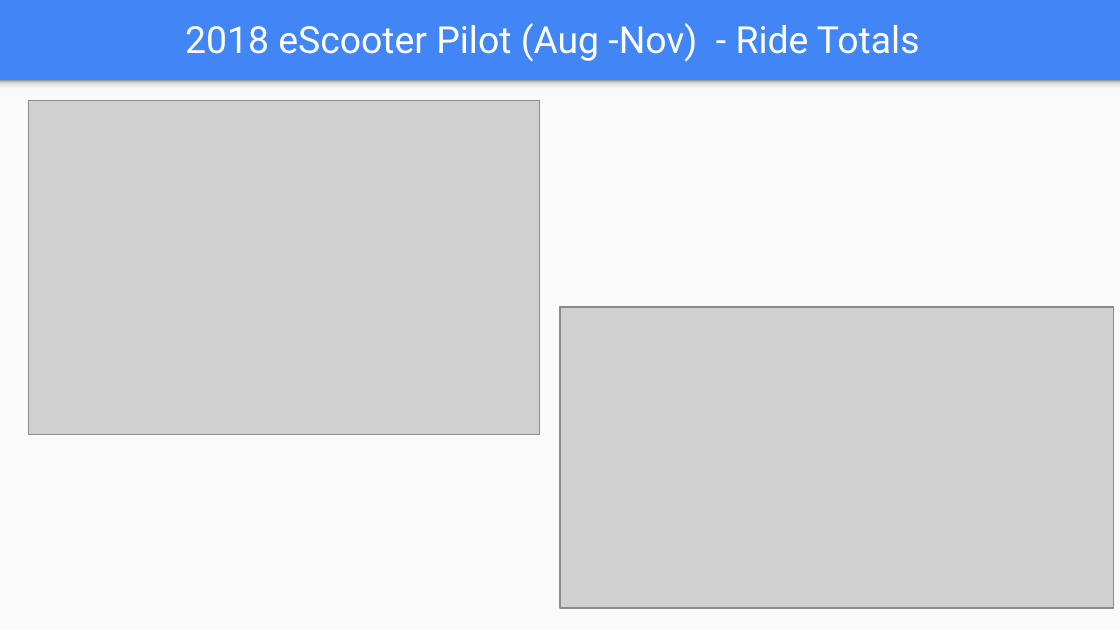
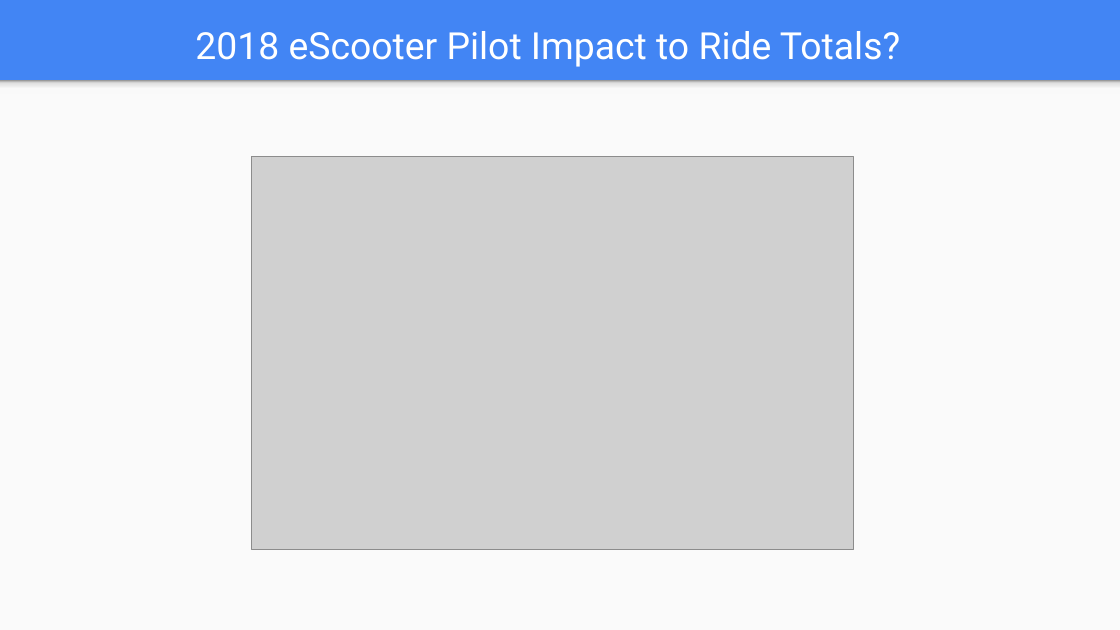
Before and after one commit to tdrygg/Group-Project, a slide deck: slide 11 of Patterns_In_NiceRide_Group6_Final.pptx (slide 9 before the commit). Drawn at 1120x630 pixels with LibreOffice and Linux fonts; fonts in the diff are those of the drawing; grey boxes stand for pictures. Boxes give left, top, right and bottom in pixels: in the first picture for what was removed or moved away, otherwise in the second. Text is boxed around its words. In the diff, an @@ line names an element or a change of style, - is before the commit and + after.

```diff
--- a/Patterns_In_NiceRide_Group6_Final.pptx
+++ b/Patterns_In_NiceRide_Group6_Final.pptx
@@ title at [195,31,900,67]: text changed @@
-2018 eScooter Pilot (Aug -Nov) - Ride Totals
+2018 eScooter Pilot Impact to Ride Totals?
@@ picture removed at [29,101,540,435] @@
@@ picture added at [252,157,853,550] @@
@@ picture removed at [560,307,1113,608] @@
```
Also in this commit, not shown: 3 other slides changed, 5 slides added, 1 slide removed, 1 other file.
